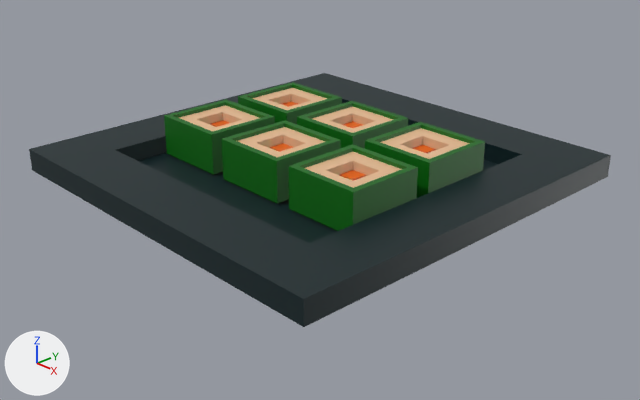
The Blender file SushiBox/models/SushiBox.blend as it was, and as the next commit left it.
Rendered twice from a 50 mm camera at (11.82, -11.06, 6.6) aimed at (0.31, -0.23, -0.36). The lights are fixed; the arrows at lower left show +X, +Y and +Z.

In view in the first picture: 'Plate', 'Sushi'.
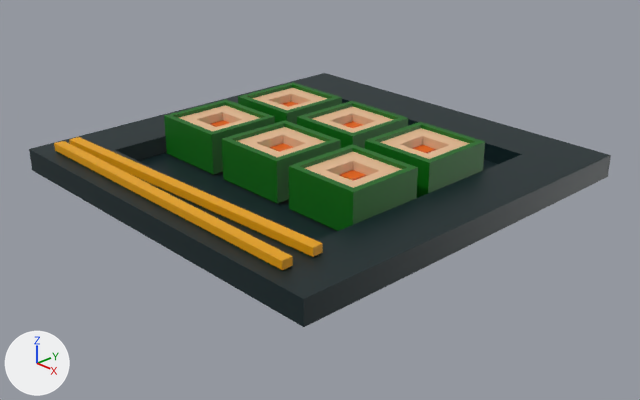
Commit message: Finish Sushi Box

Boxes [x1, y1, x2, y2] around the edits, measured in the pictures (640 x 400 px):
'Chopstick', added (orange)
    after: [54, 141, 293, 270]
'Chopstick.001', added (orange)
    after: [69, 137, 323, 257]

What changed in the scene script:
```text
Add mat_material_001:
    mat_material_001 = principled_material('Material.001')
    mat_material_001.base_color = (0.801, 0.359, 0.000706)  # orange #e7a202
Add me_cube_001:
    me_cube_001.from_pydata(...)  # a box spanning x -3.36..3.36, y -0.2..0.2, z -0.2..0.2
    me_cube_001.materials.append(mat_material_001)  # orange #e7a202
Add ob_chopstick_001:
    ob_chopstick_001 = bpy.data.objects.new('Chopstick.001', me_cube_001)
    ob_chopstick_001.location = (-0.15, -3.13, 0.58)
    ob_chopstick_001.rotation_euler = (0.0, 0.0, 0.0427)  # degrees (0, 0, 2.4)
    ob_chopstick_001.scale = (1.0, 0.508, 0.374)
Add ob_chopstick:
    ob_chopstick = bpy.data.objects.new('Chopstick', me_cube_001)
    ob_chopstick.location = (-0.15, -3.6, 0.58)
    ob_chopstick.scale = (1.0, 0.508, 0.374)
```
